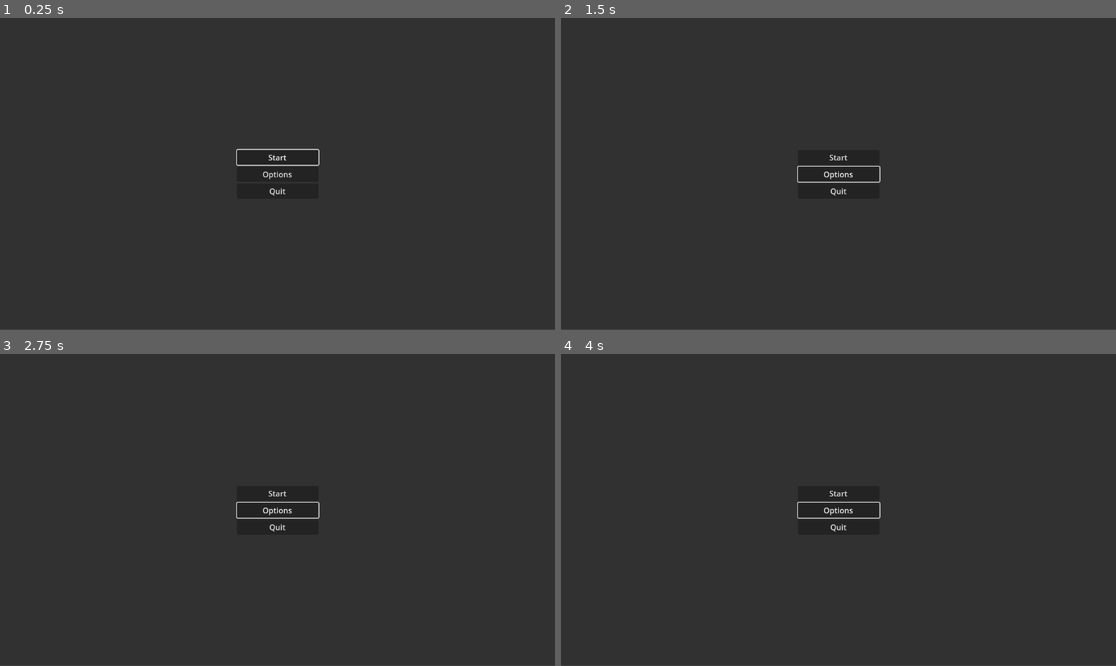
Above: before the commit, frames 1-4 (two rows, left to right).
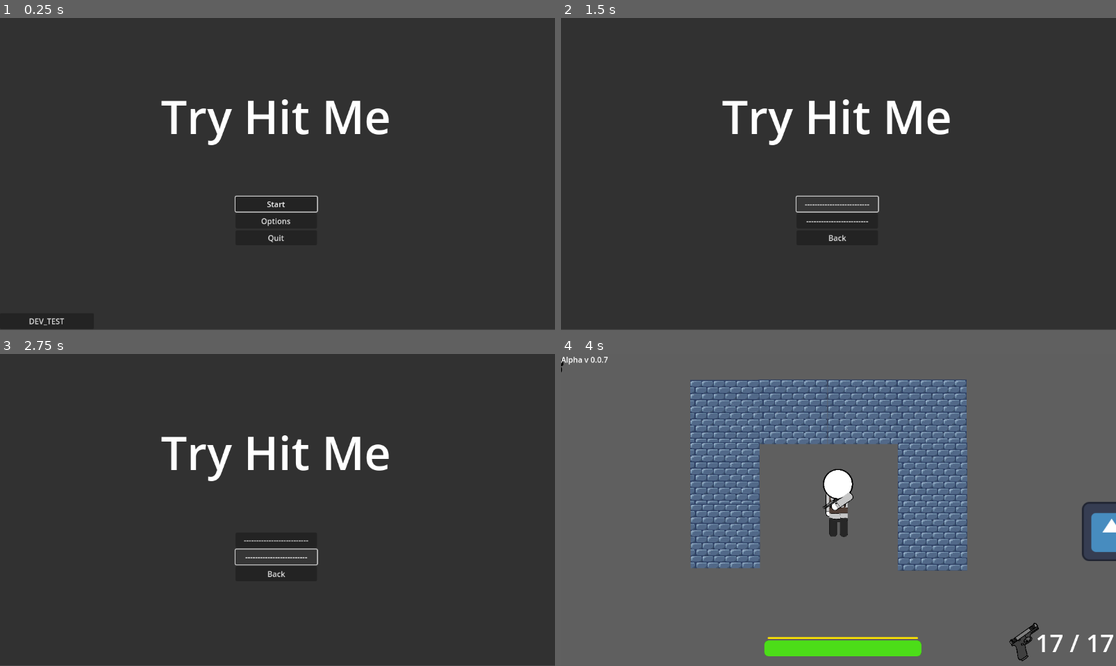
Above: after the commit, the same moments.

Repository: Pix4gunXd/Try_hit_me
Game: Godot game, scene res://Menus/MainMenu/menu.tscn
The game is run twice, just before and just after one commit, with the same random seed, the same clock (stepped at 60 frames per second) and the same inputs. Before the commit the project starts from res://menu.tscn. The engine's default icon, where the game draws it, is replaced by a stand-in: a white triangle on a blue panel in a dark square.
Inputs (mouse positions are in pixels of both pictures, inside the frame that each line leads up to):
- Up to frame 1 (0.25 s): no input
- Up to frame 2 (1.5 s): click "Options" at 0.5 s; click (838, 205) at 1.25 s, where only the run after the commit has a clickable "--------------------------"
- Up to frame 3 (2.75 s): click (277, 556) at 2 s, where only the run after the commit has a clickable "-------------------------"
- Up to frame 4 (4 s): click (838, 572) at 2.75 s, where only the run after the commit has a clickable "Back"; click (605, 656) at 3.5 s, where only the run after the commit has a clickable "DEV_TEST"

The runs differ from the first frame. In frame 1, 2.2% of the frame differs, in the area x 5-71%, y 26-99%; in frame 2, 2.2%; in frame 3, 2.1%; in frame 4, 99%, in the area x 0-100%, y 0-100%.

Commit message:
Criei o menu e uma nova scene para o modo arena, a scene antérior agora serve para testes

Diff:
--- a/Menus/Hud/hud.tscn
+++ b/Menus/Hud/hud.tscn
@@ -78,4 +78,4 @@
 [node name="Label" type="Label" parent="."]
 offset_right = 208.0
 offset_bottom = 23.0
-text = "Alpha v 0.0.51"
+text = "Alpha v 0.0.7"
--- /dev/null
+++ b/Menus/MainMenu/GameModes/modes.gd
@@ -0,0 +1,9 @@
+extends Control
+
+
+func _on_arena_pressed():
+	get_tree().change_scene_to_file("res://Scenes/main/Arena/Arena.tscn")
+
+
+func _on_back_pressed():
+	get_tree().change_scene_to_file("res://Menus/MainMenu/menu.tscn")
--- /dev/null
+++ b/Menus/MainMenu/GameModes/modes.tscn
@@ -0,0 +1,54 @@
+[gd_scene load_steps=2 format=3 uid="uid://er7ekipu02fx"]
+
+[ext_resource type="Script" path="res://Menus/MainMenu/GameModes/modes.gd" id="1_2l3js"]
+
+[node name="Modes" type="Control"]
+layout_mode = 3
+anchors_preset = 15
+anchor_right = 1.0
+anchor_bottom = 1.0
+grow_horizontal = 2
+grow_vertical = 2
+script = ExtResource("1_2l3js")
+
+[node name="ColorRect" type="ColorRect" parent="."]
+layout_mode = 0
+offset_right = 1153.0
+offset_bottom = 647.0
+color = Color(0, 0, 0, 0.360784)
+
+[node name="VBoxContainer" type="VBoxContainer" parent="."]
+layout_mode = 1
+anchors_preset = -1
+anchor_left = 0.5
+anchor_top = 0.65
+anchor_right = 0.5
+anchor_bottom = 0.65
+offset_left = -87.0
+offset_top = -50.2
+offset_right = 82.0
+offset_bottom = 15.8
+grow_horizontal = 2
+grow_vertical = 2
+
+[node name="Arena" type="Button" parent="VBoxContainer"]
+layout_mode = 2
+text = "Arena"
+
+[node name="Back" type="Button" parent="VBoxContainer"]
+layout_mode = 2
+text = "Back"
+
+[node name="Label" type="Label" parent="."]
+layout_mode = 0
+offset_left = 295.0
+offset_top = 123.0
+offset_right = 852.0
+offset_bottom = 286.0
+theme_override_font_sizes/font_size = 96
+text = "Try Hit Me"
+horizontal_alignment = 1
+vertical_alignment = 1
+
+[connection signal="pressed" from="VBoxContainer/Arena" to="." method="_on_arena_pressed"]
+[connection signal="pressed" from="VBoxContainer/Back" to="." method="_on_back_pressed"]
--- /dev/null
+++ b/Menus/MainMenu/menu.gd
@@ -0,0 +1,22 @@
+extends Control
+
+func _ready():
+	$VBoxContainer/StartButton.grab_focus() #Define o foco no primeiro botão, permitindo controlar com as setas do mouse!
+
+func _on_start_button_pressed():
+	get_tree().change_scene_to_file("res://Menus/MainMenu/GameModes/modes.tscn")
+
+
+func _on_options_button_pressed():
+	get_tree().change_scene_to_file("res://Menus/MainMenu/options/options.tscn")
+
+
+func _on_quit_button_pressed():
+	get_tree().quit()
+
+
+
+
+
+func _on_button_pressed():
+	get_tree().change_scene_to_file("res://Scenes/main/game.tscn")
--- a/menu.tscn
+++ b/Menus/MainMenu/menu.tscn
@@ -1,6 +1,6 @@
 [gd_scene load_steps=2 format=3 uid="uid://cuacls433armr"]
 
-[ext_resource type="Script" path="res://menu.gd" id="1_wemks"]
+[ext_resource type="Script" path="res://Menus/MainMenu/menu.gd" id="1_1mu1r"]
 
 [node name="Menu" type="Control"]
 layout_mode = 3
@@ -9,7 +9,7 @@
 anchor_bottom = 1.0
 grow_horizontal = 2
 grow_vertical = 2
-script = ExtResource("1_wemks")
+script = ExtResource("1_1mu1r")
 
 [node name="ColorRect" type="ColorRect" parent="."]
 layout_mode = 0
@@ -19,15 +19,15 @@
 
 [node name="VBoxContainer" type="VBoxContainer" parent="."]
 layout_mode = 1
-anchors_preset = 8
+anchors_preset = -1
 anchor_left = 0.5
-anchor_top = 0.5
+anchor_top = 0.65
 anchor_right = 0.5
-anchor_bottom = 0.5
-offset_left = -84.5
-offset_top = -50.5
-offset_right = 84.5
-offset_bottom = 50.5
+anchor_bottom = 0.65
+offset_left = -87.0
+offset_top = -50.2
+offset_right = 82.0
+offset_bottom = 50.8
 grow_horizontal = 2
 grow_vertical = 2
 
@@ -45,5 +45,25 @@
 focus_neighbor_bottom = NodePath("../StartButton")
 text = "Quit"
 
+[node name="Label" type="Label" parent="."]
+layout_mode = 0
+offset_left = 295.0
+offset_top = 123.0
+offset_right = 852.0
+offset_bottom = 286.0
+theme_override_font_sizes/font_size = 96
+text = "Try Hit Me"
+horizontal_alignment = 1
+vertical_alignment = 1
+
+[node name="Button" type="Button" parent="."]
+layout_mode = 0
+offset_top = 613.0
+offset_right = 195.0
+offset_bottom = 646.0
+text = "DEV_TEST"
+
 [connection signal="pressed" from="VBoxContainer/StartButton" to="." method="_on_start_button_pressed"]
+[connection signal="pressed" from="VBoxContainer/OptionsButton" to="." method="_on_options_button_pressed"]
 [connection signal="pressed" from="VBoxContainer/QuitButton" to="." method="_on_quit_button_pressed"]
+[connection signal="pressed" from="Button" to="." method="_on_button_pressed"]
--- /dev/null
+++ b/Menus/MainMenu/options/options.gd
@@ -0,0 +1,6 @@
+extends Control
+
+
+
+func _on_back_button_pressed():
+	get_tree().change_scene_to_file("res://Menus/MainMenu/menu.tscn")
--- /dev/null
+++ b/Menus/MainMenu/options/options.tscn
@@ -0,0 +1,57 @@
+[gd_scene load_steps=2 format=3 uid="uid://b67ps2gakcgrx"]
+
+[ext_resource type="Script" path="res://Menus/MainMenu/options/options.gd" id="1_6qc4b"]
+
+[node name="Options" type="Control"]
+layout_mode = 3
+anchors_preset = 15
+anchor_right = 1.0
+anchor_bottom = 1.0
+grow_horizontal = 2
+grow_vertical = 2
+script = ExtResource("1_6qc4b")
+
+[node name="ColorRect" type="ColorRect" parent="."]
+offset_right = 1153.0
+offset_bottom = 647.0
+color = Color(0, 0, 0, 0.360784)
+
+[node name="Label" type="Label" parent="."]
+offset_left = 295.0
+offset_top = 123.0
+offset_right = 852.0
+offset_bottom = 286.0
+theme_override_font_sizes/font_size = 96
+text = "Try Hit Me"
+horizontal_alignment = 1
+vertical_alignment = 1
+
+[node name="VBoxContainer" type="VBoxContainer" parent="."]
+layout_mode = 1
+anchors_preset = -1
+anchor_left = 0.5
+anchor_top = 0.65
+anchor_right = 0.5
+anchor_bottom = 0.65
+offset_left = -87.0
+offset_top = -50.2
+offset_right = 82.0
+offset_bottom = 50.8
+grow_horizontal = 2
+grow_vertical = 2
+
+[node name="Null2Button" type="Button" parent="VBoxContainer"]
+layout_mode = 2
+focus_neighbor_top = NodePath("../BackButton")
+text = "--------------------------"
+
+[node name="NullButton" type="Button" parent="VBoxContainer"]
+layout_mode = 2
+text = "-------------------------"
+
+[node name="BackButton" type="Button" parent="VBoxContainer"]
+layout_mode = 2
+focus_neighbor_bottom = NodePath("../Null2Button")
+text = "Back"
+
+[connection signal="pressed" from="VBoxContainer/BackButton" to="." method="_on_back_button_pressed"]
--- a/Scenes/Player/player.tscn
+++ b/Player/player.tscn
@@ -1,6 +1,6 @@
 [gd_scene load_steps=8 format=3 uid="uid://booyxkl3io48e"]
 
-[ext_resource type="Script" path="res://Scenes/Player/player.gd" id="1_8p5x0"]
+[ext_resource type="Script" path="res://Player/player.gd" id="1_8p5x0"]
 [ext_resource type="PackedScene" uid="uid://cxxeiqfuatwlt" path="res://Characteres/Null_C/null_c.tscn" id="1_jrrlv"]
 [ext_resource type="PackedScene" uid="uid://6tvi0h603au0" path="res://Weapons/Glock/pistol.tscn" id="3_hrb71"]
 [ext_resource type="PackedScene" uid="uid://c3ltrerq5fftw" path="res://Weapons/Rifle/rifle.tscn" id="3_k260c"]
--- /dev/null
+++ b/Scenes/main/Arena/Arena.tscn
@@ -0,0 +1,16 @@
+[gd_scene load_steps=2 format=3 uid="uid://g6utxpjj2a1q"]
+
+[ext_resource type="PackedScene" uid="uid://booyxkl3io48e" path="res://Player/player.tscn" id="1_7wftd"]
+
+[node name="Arena" type="Node2D"]
+
+[node name="ColorRect" type="ColorRect" parent="."]
+offset_left = 2.0
+offset_top = -2356.0
+offset_right = 3852.0
+offset_bottom = -1.0
+mouse_filter = 2
+color = Color(0.372549, 0.372549, 0.372549, 1)
+
+[node name="Player" parent="." instance=ExtResource("1_7wftd")]
+position = Vector2(824, -465)
--- a/Scenes/main/game.tscn
+++ b/Scenes/main/game.tscn
@@ -1,6 +1,6 @@
 [gd_scene load_steps=6 format=3 uid="uid://2mk6doagg73d"]
 
-[ext_resource type="PackedScene" uid="uid://booyxkl3io48e" path="res://Scenes/Player/player.tscn" id="2_rjv5l"]
+[ext_resource type="PackedScene" uid="uid://booyxkl3io48e" path="res://Player/player.tscn" id="2_rjv5l"]
 [ext_resource type="PackedScene" uid="uid://o444e84oaeyh" path="res://Scenes/objects/Wall/wall.tscn" id="3_7yacf"]
 [ext_resource type="PackedScene" uid="uid://bh7cwgmj4ajwo" path="res://test_box.tscn" id="3_47pnx"]
 [ext_resource type="PackedScene" uid="uid://d1cm1cw0blfuj" path="res://Enemies/Level_1/Bobot/e_bobot.tscn" id="4_hixlb"]
--- a/menu.gd
+++ /dev/null
@@ -1,11 +0,0 @@
-extends Control
-
-func _ready():
-	$VBoxContainer/StartButton.grab_focus() #Define o foco no primeiro botão, permitindo controlar com as setas do mouse!
-
-func _on_start_button_pressed():
-	get_tree().change_scene_to_file("res://Scenes/main/game.tscn")
-
-
-func _on_quit_button_pressed():
-	get_tree().quit()
--- a/project.godot
+++ b/project.godot
@@ -12,7 +12,7 @@
 
 config/name="Try_hit_me"
 config/version="0.0.41"
-run/main_scene="res://menu.tscn"
+run/main_scene="res://Menus/MainMenu/menu.tscn"
 config/features=PackedStringArray("4.2", "GL Compatibility")
 boot_splash/bg_color=Color(0.141176, 0.141176, 0.141176, 0)
 boot_splash/image="res://Images/TryHitMe.png"
@@ -33,7 +33,7 @@
 "res://Enemies/Level_2/": "yellow",
 "res://Images/": "green",
 "res://Menus/": "teal",
-"res://Scenes/Player/": "blue",
+"res://Player/": "blue",
 "res://Scenes/World/": "orange",
 "res://Scenes/main/": "yellow",
 "res://Scenes/objects/": "gray",
@@ -71,7 +71,7 @@
 shoot={
 "deadzone": 0.5,
 "events": [Object(InputEventMouseButton,"resource_local_to_scene":false,"resource_name":"","device":-1,"window_id":0,"a …(253 unchanged characters)…
-]
+, null]
 }
 reload={
 "deadzone": 0.5,
Renamed: Scenes/Player/player.gd -> Player/player.gd
